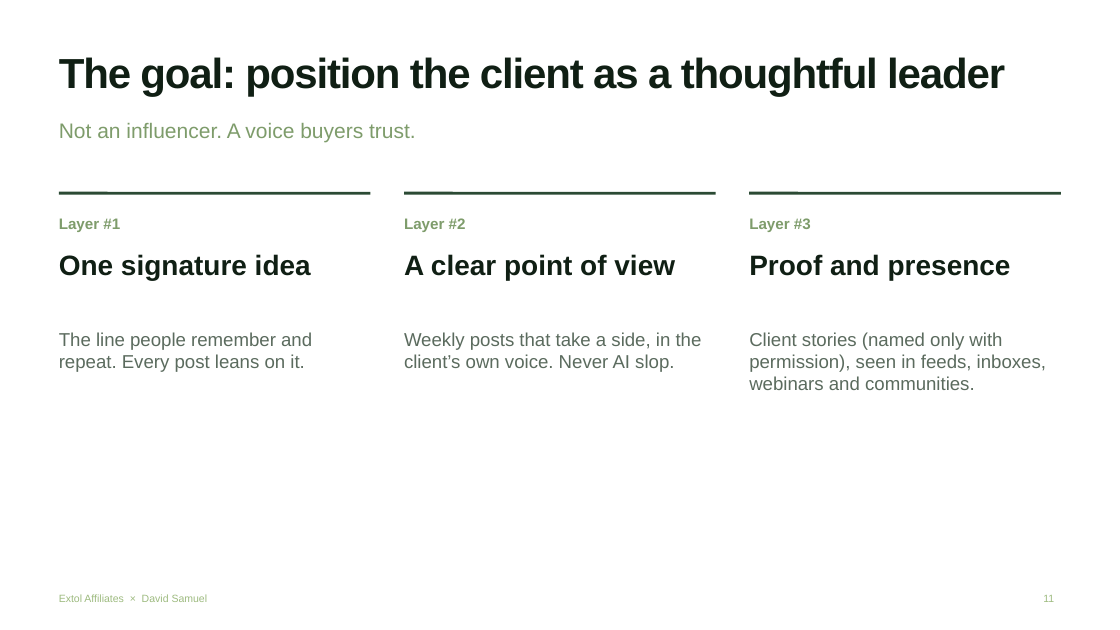
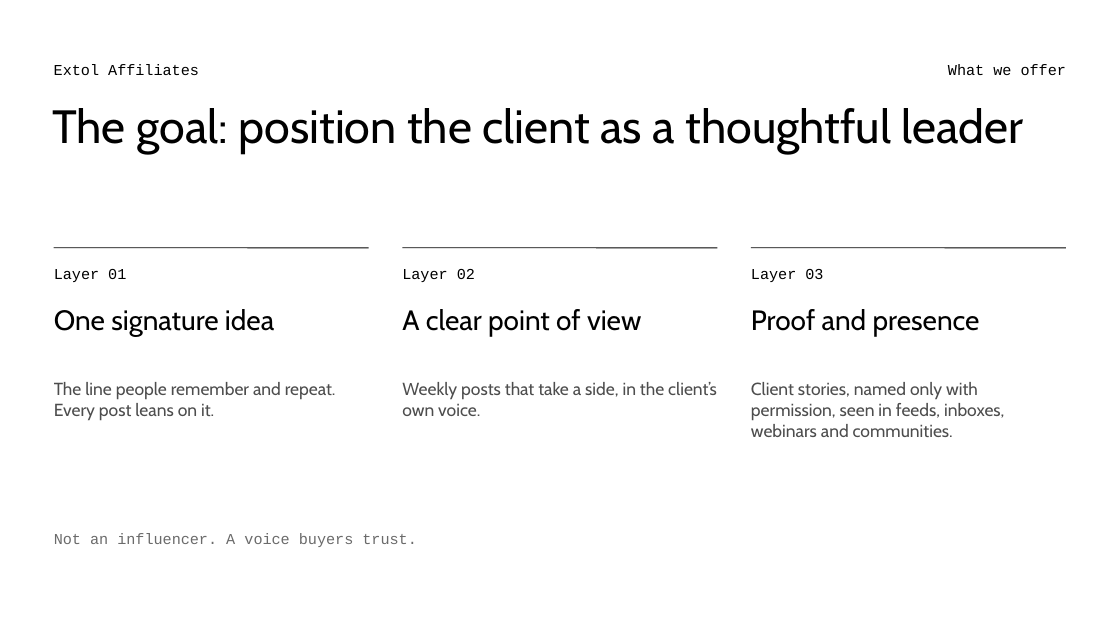
Before and after one commit to extolaffiliates/sales, a slide deck: slide 11 of decks/david-samuel/Extol-x-David-Samuel-Pitch-Style.pptx. Drawn at 1120x630 pixels with LibreOffice and Linux fonts; fonts in the diff are those of the drawing. Boxes give left, top, right and bottom in pixels: in the first picture for what was removed or moved away, otherwise in the second. Text is boxed around its words. In the diff, an @@ line names an element or a change of style, - is before the commit and + after.

```diff
--- a/decks/david-samuel/Extol-x-David-Samuel-Pitch-Style.pptx
+++ b/decks/david-samuel/Extol-x-David-Samuel-Pitch-Style.pptx
@@ text added at [54, 64, 199, 75], 13 pt, text #000000 @@
+Extol Affiliates
@@ text added at [948, 64, 1066, 75], 13 pt, text #000000 @@
+What we offer
@@ text "The goal: position the client ...": place and size @@
-text "The goal: position the client ..." at [59, 57, 1005, 96]
+text "The goal: position the client ..." at [52, 108, 1024, 154]
@@ text "The goal: position the client ..." at [52, 108, 1024, 154]: size 36 to 40 pt, font Arial to Cabin, text colour #101F14 to #000000, letter spacing -1 to 0 pt, bold off; line spacing 1 to 0.95 @@
@@ line moved from (59, 193) - (371, 193) to (54, 248) - (369, 248) @@
@@ text at [54, 269, 126, 282]: text changed; font Arial to Courier New; text colour #7E9C6B to #000000; bold off @@
-Layer #1
+Layer 01
@@ line (54, 248) - (369, 248): stroke #2B4A34 2.5 pt to #000000 0.75 pt @@
@@ text at [402, 269, 475, 282]: text changed; font Arial to Courier New; text colour #7E9C6B to #000000; bold off @@
-Layer #2
+Layer 02
@@ line moved from (404, 193) - (716, 193) to (402, 248) - (718, 248) @@
@@ line (402, 248) - (718, 248): stroke #2B4A34 2.5 pt to #000000 0.75 pt @@
@@ line moved from (749, 193) - (1061, 193) to (751, 248) - (1066, 248) @@
@@ text at [751, 269, 823, 282]: text changed; font Arial to Courier New; text colour #7E9C6B to #000000; bold off @@
-Layer #3
+Layer 03
@@ line (751, 248) - (1066, 248): stroke #2B4A34 2.5 pt to #000000 0.75 pt @@
@@ text "One signature idea": place and size @@
-text "One signature idea" at [59, 254, 311, 280]
+text "One signature idea" at [54, 309, 274, 336]
@@ text "A clear point of view": place and size @@
-text "A clear point of view" at [404, 254, 675, 280]
+text "A clear point of view" at [402, 309, 641, 336]
@@ font Arial to Cabin, text colour #101F14 to #000000, bold off in 3 elements at [402, 309, 641, 336], [54, 309, 274, 336], [751, 309, 980, 336] @@
@@ text "Proof and presence": place and size @@
-text "Proof and presence" at [749, 254, 1011, 280]
+text "Proof and presence" at [751, 309, 980, 336]
@@ text "The line people remember and ...": place and size @@
-text "The line people remember and ..." at [59, 332, 312, 372]
+text "The line people remember and ..." at [54, 382, 336, 421]
@@ text "The line people remember and ..." at [54, 382, 336, 421]: size 16 to 15 pt, font Arial to Cabin, text colour #5B6B5E to #4D4D4D @@
@@ text at [402, 382, 717, 416]: text changed; size 16 to 15 pt; font Arial to Cabin; text colour #5B6B5E to #4D4D4D @@
-Weekly posts that take a side, in the client’s own voice. Never AI slop.
+Weekly posts that take a side, in the client’s own voice.
@@ text at [751, 382, 1004, 437]: text changed; size 16 to 15 pt; font Arial to Cabin; text colour #5B6B5E to #4D4D4D @@
-Client stories (named only with permission), seen in feeds, inboxes, webinars and communities.
+Client stories, named only with permission, seen in feeds, inboxes, webinars and communities.
@@ text "Not an influencer. A voice ...": place and size @@
-text "Not an influencer. A voice ..." at [59, 123, 416, 143]
+text "Not an influencer. A voice ..." at [54, 533, 417, 547]
@@ text "Not an influencer. A voice ..." at [54, 533, 417, 547]: size 18 to 13 pt, font Arial to Courier New, text colour #7E9C6B to #6B6B6B; less space between paragraphs @@
@@ text removed at [59, 594, 208, 602] @@
-Extol Affiliates × David Samuel
@@ page number removed at [1043, 595, 1054, 602] @@
-11
```
Also in this commit, not shown: 20 other slides changed, 6 slides added, 6 slides removed, 2 other files.
